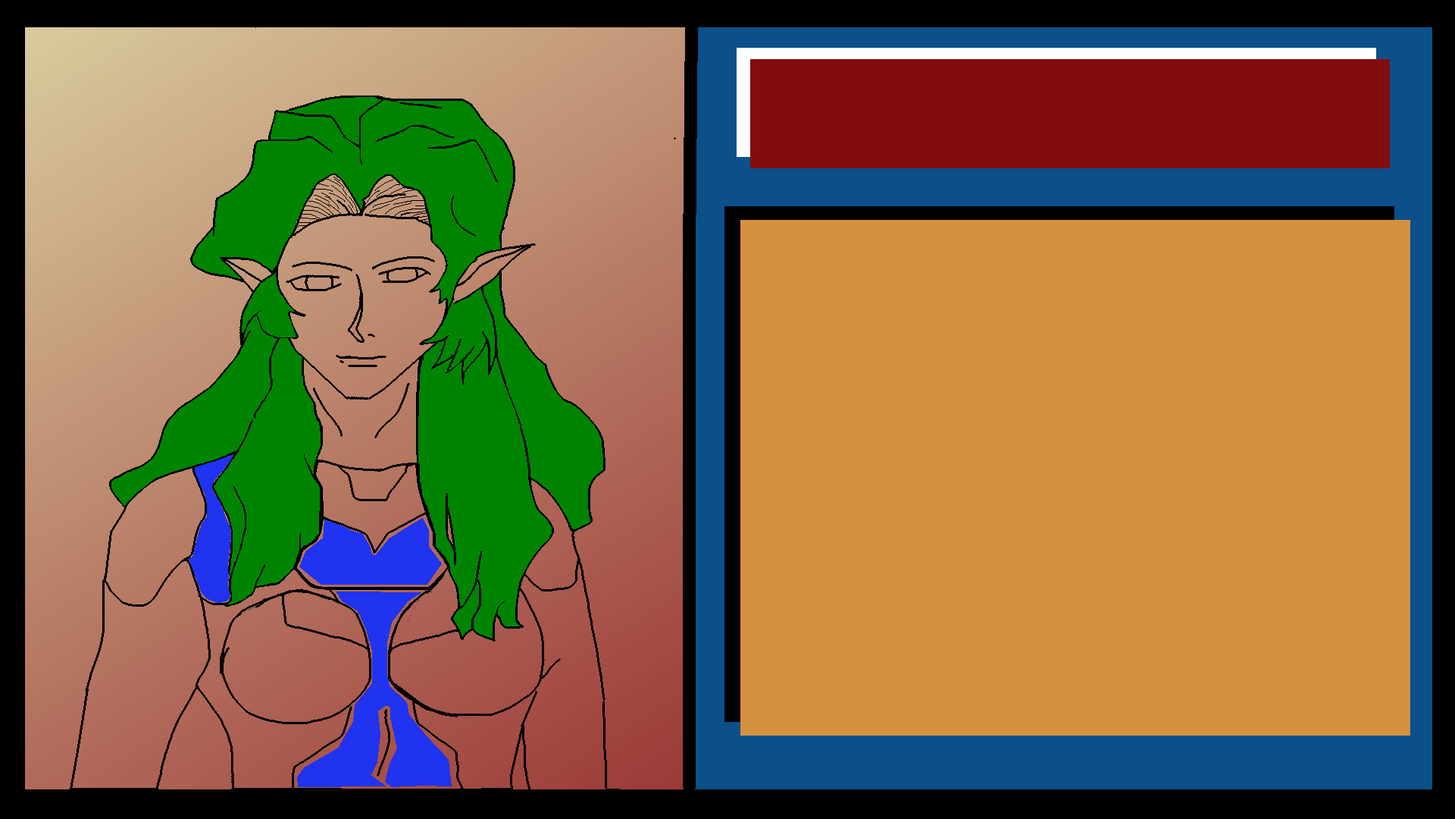
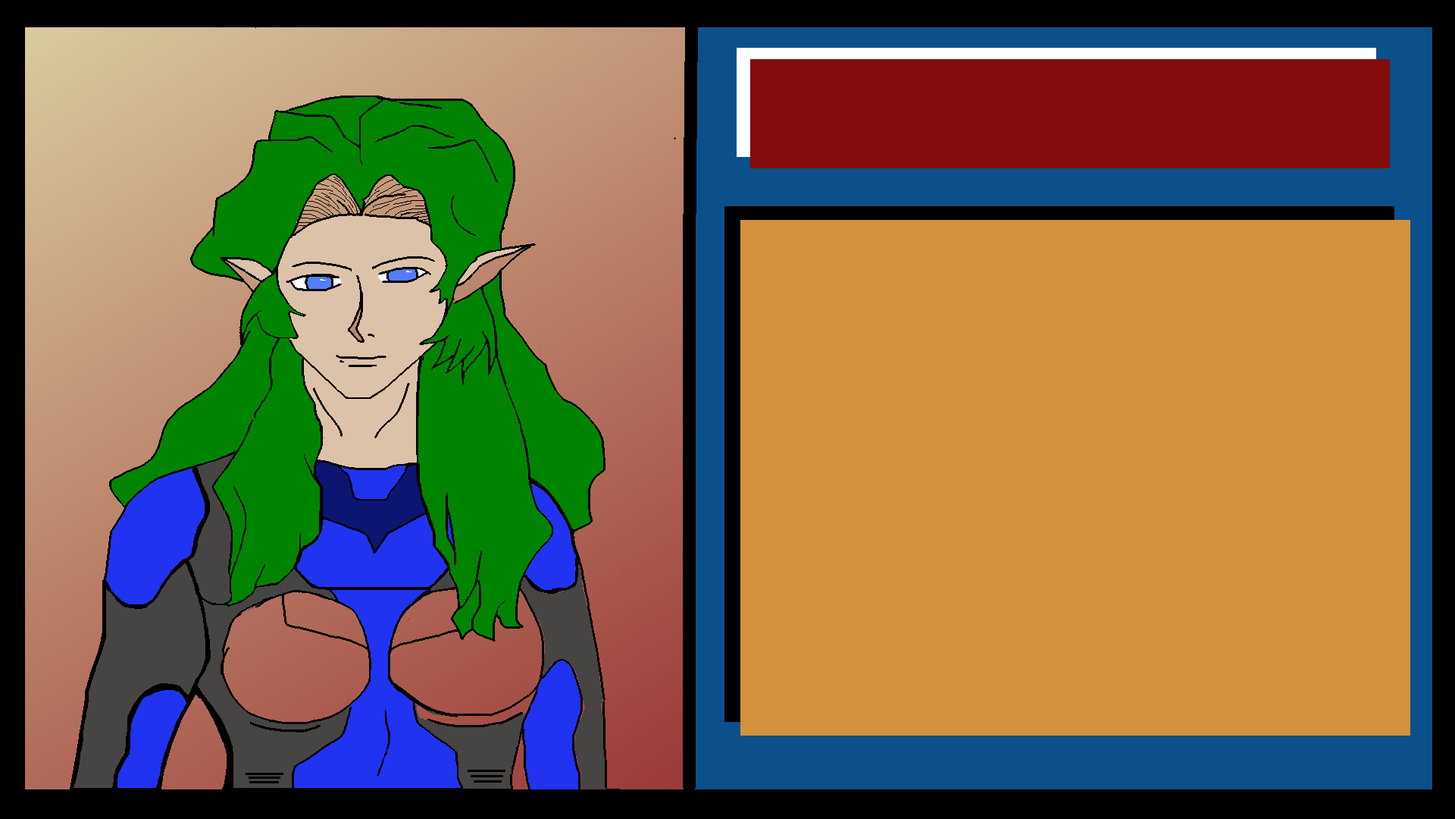
Revision of a layered 1455px x 819px image; what changed, layer by layer:
painted on "spaceSuitColor" over [72, 454, 607, 790]
painted on "hair" over [293, 310, 553, 534]
painted on "eyes" over [291, 269, 426, 289]
added layer "ears" above "faceShadow" over [227, 247, 522, 284]
moved "faceShadow" above "faceColor" over [315, 271, 474, 433]
moved "faceColor" above "head", painted on it over [219, 215, 522, 468]
hid "head", painted on it over [219, 215, 522, 468]
painted on "body" over [115, 657, 583, 790]
painted on "characterOutline" over [407, 566, 457, 607]
painted on "CharacterTemplateBackground.png" over [341, 787, 461, 789]
